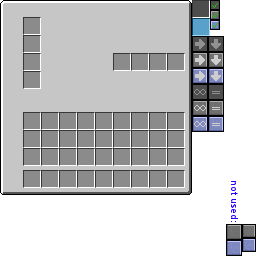
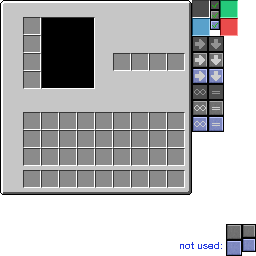
Layer changes from the first 256x256 image to the second:
added layer "not used:" above "Button Icons" over left=180, top=242, right=222, bottom=249
painted on "Background" over left=41, top=0, right=238, bottom=222
